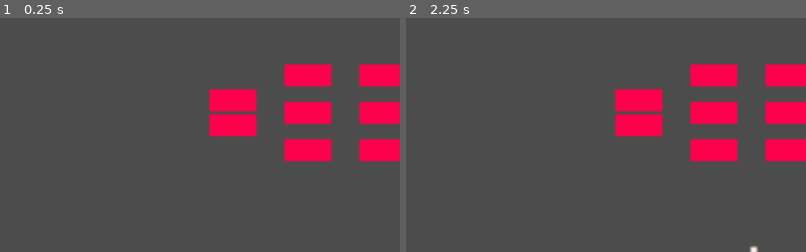
Above: before the commit, frames 1-2 (left to right).
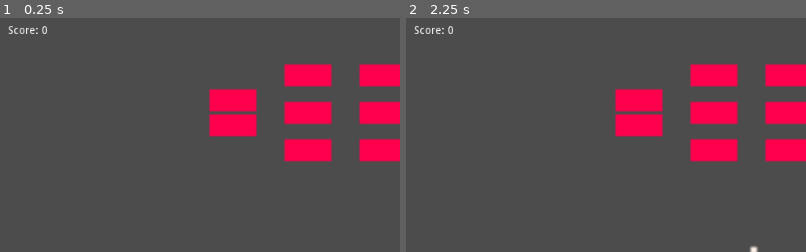
Above: after the commit, the same moments.

Repository: TheRobotics5/Breakout
Game: Godot game, scene res://Levels/Level1.tscn
Two runs of this game, one before a commit and one after it. Both use one fixed random seed, a clock stepped at 60 frames per second and the inputs below.
Inputs (mouse positions are % of the whole screen's width and height, from its top left):
- Up to frame 1 (0.25 s): no input
- Up to frame 2 (2.25 s): tap Enter at 0.5 s; move the mouse to (72, 45) at 0.52 s; click (72, 45) at 0.67 s; tap Space at 1.25 s; move the mouse to (30, 55) at 1.27 s; click (30, 55) at 1.42 s; move the mouse to (60, 28) at 2.02 s; click (60, 28) at 2.17 s
The pictures show only the part of the screen within x 2-52%, y 1-51%; the shares and areas given below are measured in that part.

The runs differ from the first frame. In frame 1, 0.1% of the frame differs, in the area x 2-12%, y 3-7%; in frame 2, 0.1%.

Commit message:
finished

Diff:
--- a/Levels/Level1.tscn
+++ b/Levels/Level1.tscn
@@ -1,8 +1,9 @@
-[gd_scene load_steps=6 format=2]
-
-[ext_resource path="res://Scripts/Paddle.gd" type="Script" id=1]
-[ext_resource path="res://Sprites/paddle.png" type="Texture" id=2]
-[ext_resource path="res://Sprites/brick.png" type="Texture" id=3]
+[gd_scene load_steps=7 format=2]
+
+[ext_resource path="res://Scripts/World.gd" type="Script" id=1]
+[ext_resource path="res://Scripts/Paddle.gd" type="Script" id=2]
+[ext_resource path="res://Sprites/paddle.png" type="Texture" id=3]
+[ext_resource path="res://Sprites/brick.png" type="Texture" id=4]
 
 [sub_resource type="RectangleShape2D" id=1]
 extents = Vector2( 40, 4 )
@@ -11,17 +12,18 @@
 extents = Vector2( 30.5, 14.5 )
 
 [node name="World" type="Node2D"]
+script = ExtResource( 1 )
 
 [node name="Paddle" type="KinematicBody2D" parent="."]
 position = Vector2( 512, 480 )
-script = ExtResource( 1 )
+script = ExtResource( 2 )
 __meta__ = {
 "_edit_lock_": true
 }
 
 [node name="Sprite" type="Sprite" parent="Paddle"]
 scale = Vector2( 2, 2 )
-texture = ExtResource( 2 )
+texture = ExtResource( 3 )
 __meta__ = {
 "_edit_lock_": true
 }
@@ -249,7 +251,14 @@
 
 [node name="Sprite" type="Sprite" parent="Bricks/Brick2"]
 scale = Vector2( 2, 2 )
-texture = ExtResource( 3 )
+texture = ExtResource( 4 )
 
 [node name="CollisionShape2D" type="CollisionShape2D" parent="Bricks/Brick2"]
 shape = SubResource( 2 )
+
+[node name="Score" type="Label" parent="."]
+margin_left = 32.0
+margin_top = 16.0
+margin_right = 96.0
+margin_bottom = 32.0
+text = "Score: 0"
--- a/Scripts/Ball.gd
+++ b/Scripts/Ball.gd
@@ -1,7 +1,7 @@
 extends RigidBody2D
 
-const SPEEDUP = 400
-const MAXSPEED = 30000
+const SPEEDUP = 40
+const MAXSPEED = 300
 
 func _ready():
 	set_physics_process(true)
@@ -12,12 +12,13 @@
 
 	for body in bodies:
 		if body.is_in_group("bricks"):
+			get_node("/root/World").score += 5
 			body.queue_free()
 
 		if body.get_name() == "Paddle":
 			var speed = get_linear_velocity().length()
 			var direction = position - body.get_node("Anchor").get_global_position()
-			var velocity = direction.normalized()*min(speed+SPEEDUP*delta, MAXSPEED*delta)
+			var velocity = direction.normalized()*min(speed+SPEEDUP, MAXSPEED)
 			set_linear_velocity(velocity)
 
 	if position.y > get_viewport_rect().end.y:
--- /dev/null
+++ b/Scripts/World.gd
@@ -0,0 +1,7 @@
+extends Node2D
+
+var score = 0 setget score_set
+
+func score_set(value):
+	score = value
+	get_node("Score").set_text("Score: "+str(score))
Not shown: 12 places in Levels/Level1.tscn that only renumber resources
